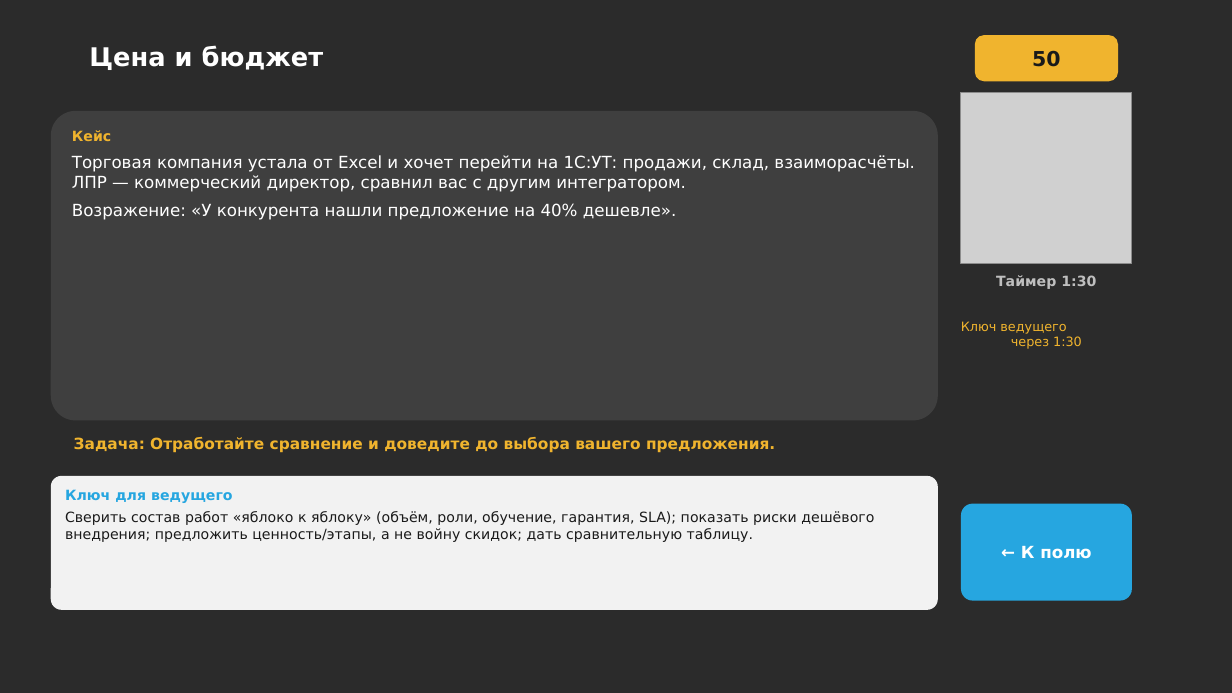
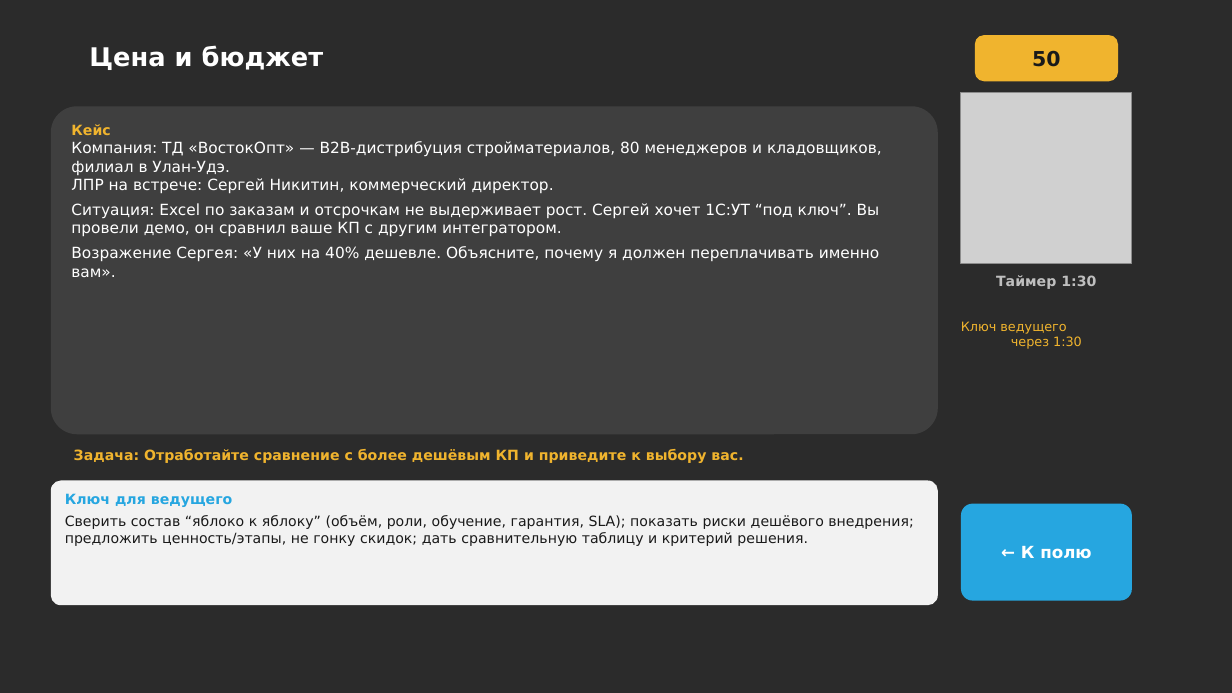
Before and after one commit to daaanilNikonov/for-lisa, a slide deck: slide 5 of presentation/quiz/Квиз_Клуб_продавцов_Отработка_возражений.pptx. Drawn at 1232x693 pixels with LibreOffice and Linux fonts; fonts in the diff are those of the drawing; grey boxes stand for pictures; background and template pictures are left out; a plain dark background stands for a picture behind light text. Boxes give left, top, right and bottom in pixels: in the first picture for what was removed or moved away, otherwise in the second. Text is boxed around its words. In the diff, an @@ line names an element or a change of style, - is before the commit and + after.

```diff
--- a/presentation/quiz/Квиз_Клуб_продавцов_Отработка_возражений.pptx
+++ b/presentation/quiz/Квиз_Клуб_продавцов_Отработка_возражений.pptx
@@ rounded rectangle "Кейс": place and size @@
-rounded rectangle "Кейс" at [51,111,938,421]
+rounded rectangle "Кейс" at [51,106,938,434]
@@ text in rounded rectangle at [71,141,882,277]: text changed; size 13 to 12 pt @@
-Торговая компания устала от Excel и хочет перейти на 1С:УТ: продажи, склад, взаиморасчёты. ЛПР — коммерческий директор, сравнил вас с другим интегратором.
-Возражение: «У конкурента нашли предложение на 40% дешевле».
+Компания: ТД «ВостокОпт» — B2B-дистрибуция стройматериалов, 80 менеджеров и кладовщиков, филиал в Улан-Удэ.
+ЛПР на встрече: Сергей Никитин, коммерческий директор.
+Ситуация: Excel по заказам и отсрочкам не выдерживает рост. Сергей хочет 1С:УТ “под ключ”. Вы провели демо, он сравнил ваше КП с другим интегратором.
+Возражение Сергея: «У них на 40% дешевле. Объясните, почему я должен переплачивать именно вам».
@@ text at [74,449,743,463]: text changed; size 12 to 11 pt @@
-Задача: Отработайте сравнение и доведите до выбора вашего предложения.
+Задача: Отработайте сравнение с более дешёвым КП и приведите к выбору вас.
@@ rounded rectangle "Ключ для ведущего": place and size @@
-rounded rectangle "Ключ для ведущего" at [51,476,938,610]
+rounded rectangle "Ключ для ведущего" at [51,481,938,605]
@@ text in rounded rectangle at [65,515,913,546]: text changed @@
-Сверить состав работ «яблоко к яблоку» (объём, роли, обучение, гарантия, SLA); показать риски дешёвого внедрения; предложить ценность/этапы, а не войну скидок; дать сравнительную таблицу.
+Сверить состав “яблоко к яблоку” (объём, роли, обучение, гарантия, SLA); показать риски дешёвого внедрения; предложить ценность/этапы, не гонку скидок; дать сравнительную таблицу и критерий решения.
```
Also in this commit, not shown: 29 other slides changed, 3 other files.
